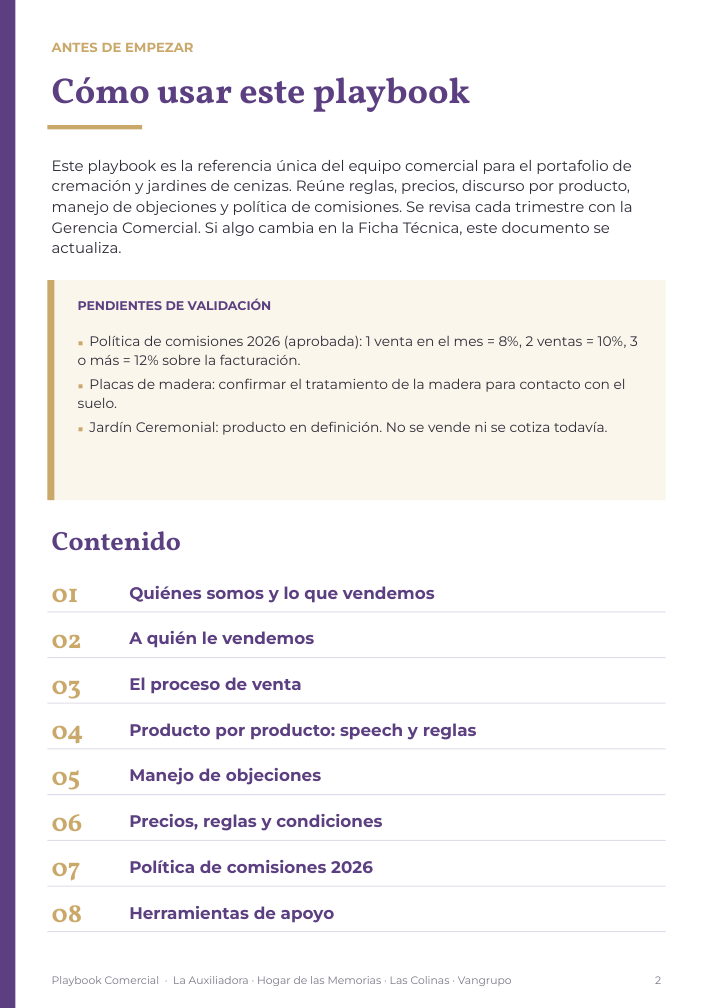
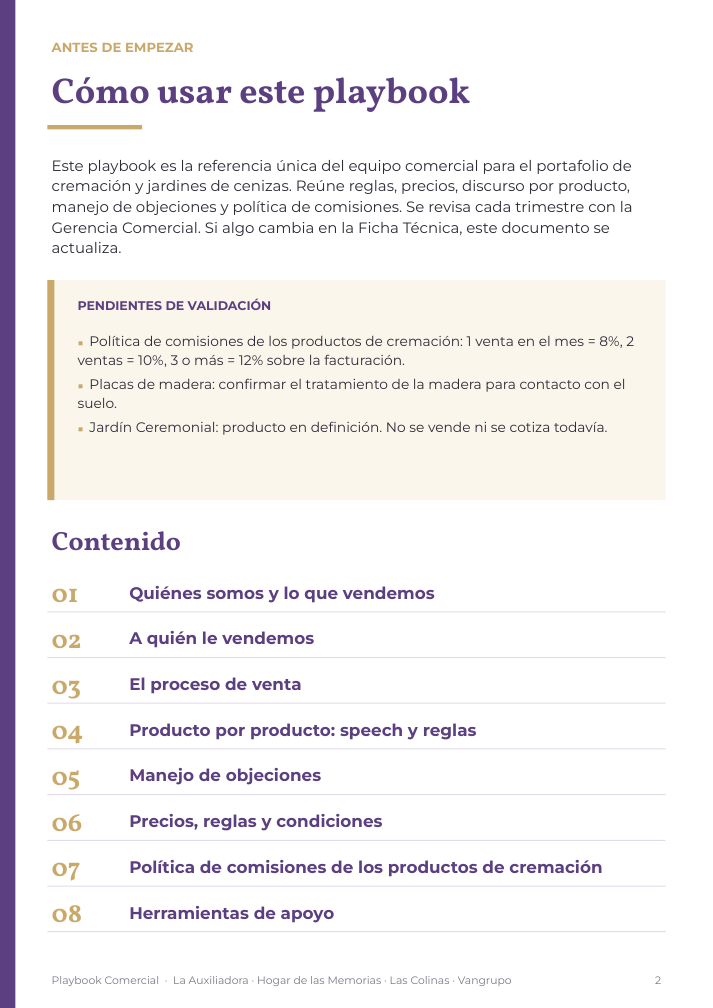
Before and after one commit to os267/teste, a slide deck: slide 2 of playbook/salida/Playbook_Comercial_Cremacion_Vangrupo_Vertical.pptx. Drawn at 713x1008 pixels with LibreOffice and Linux fonts; fonts in the diff are those of the drawing. Boxes give left, top, right and bottom in pixels: in the first picture for what was removed or moved away, otherwise in the second. Text is boxed around its words. In the diff, an @@ line names an element or a change of style, - is before the commit and + after.

```diff
--- a/playbook/salida/Playbook_Comercial_Cremacion_Vangrupo_Vertical.pptx
+++ b/playbook/salida/Playbook_Comercial_Cremacion_Vangrupo_Vertical.pptx
@@ text at box(78, 335, 634, 367): text changed @@
-■ Política de comisiones 2026 (aprobada): 1 venta en el mes = 8%, 2 ventas = 10%, 3 o más = 12% sobre la facturación.
+■ Política de comisiones de los productos de cremación: 1 venta en el mes = 8%, 2 ventas = 10%, 3 o más = 12% sobre la facturación.
@@ text at box(129, 860, 602, 877): text changed @@
-Política de comisiones 2026
+Política de comisiones de los productos de cremación
```
Also in this commit, not shown: 2 other slides changed, 11 other files.
